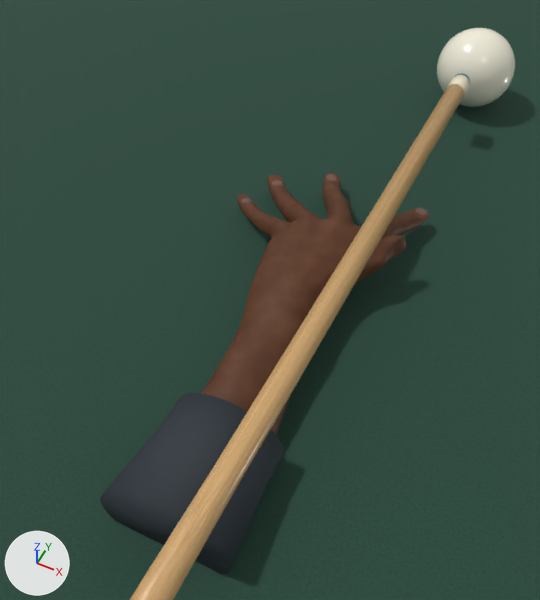
Two versions of the Blender file art/studies/open-bridge-hand.blend, one commit apart.
Rendered twice from a camera (50 mm lens) standing at (0.112, -0.331, 0.334) and looking at (-0.029, -0.05, -0.016). The lights are fixed; the arrows at lower left show +X, +Y and +Z. The picture after the commit comes second.

The scene before the commit, as lines of its bpy script (objects in view):
```python
ob_anatomical_left_bridge_hand = bpy.data.objects.new('Anatomical left bridge hand', me_anatomical_left_bridge_hand)
ob_anatomical_left_bridge_hand.location = (0.0, 0.0, 0.0)
ob_cue_ball = bpy.data.objects.new('Cue ball', me_sphere)
ob_cue_ball.location = (0.023, 0.194, 0.0286)
ob_cue_ball.scale = (0.0286, 0.0286, 0.0286)
ob_shirt_cuff = bpy.data.objects.new('Shirt cuff', me_shirt_cuff)
ob_shirt_cuff.location = (0.0033, -0.1592, 0.0129)
ob_shirt_cuff.rotation_euler = (1.571, 0.0, 0.0)  # degrees (90, 0, 0)
ob_shirt_cuff.scale = (1.0, 0.78, 1.0)
# also in view: 'Cloth bed' at (0.0, 0.0, -0.001); 'Maple shaft' at (0.023, -0.212, 0.041)
```
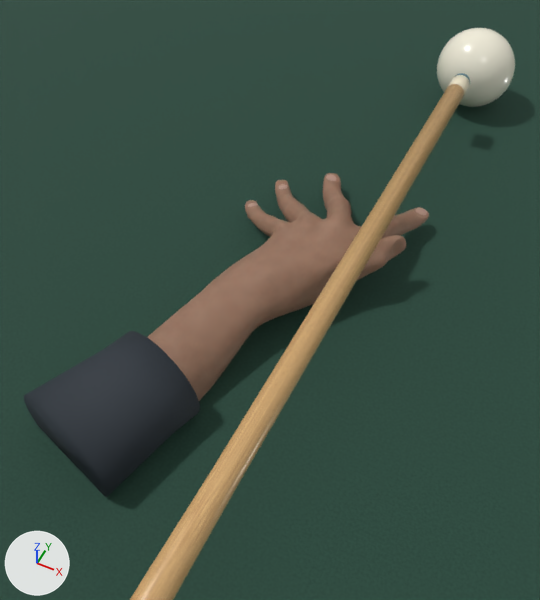
Changed parts and their boxes (x1, y1, x2, y2) in the pictures (540 x 600 px; the box of a moved part takes in the faces that stretch with it):
```json
{"object": "Shirt cuff", "change": "moved, turned", "before": [100, 393, 284, 574], "after": [24, 331, 200, 497]}
{"object": "Anatomical left bridge hand", "change": "surface changed, reshaped", "before": [202, 173, 429, 435], "after": [147, 173, 429, 401], "on screen": "lighter, 24% wider, 13% shorter"}
{"part": 1, "of": "me_anatomical_left_bridge_hand", "change": "moved or reshaped", "before": [202, 175, 376, 435], "after": [147, 180, 376, 401]}
```

The change, as JSON lines over the scene's bpy script:
```json
{"op": "add", "block": "img_skin_detail_sample", "code": ["img_skin_detail_sample = load_image('Skin detail sample', '_unpacked/Skin_detail_sample', 256, 256, 'sRGB')"]}
{"block": "mat_warm_skin", "change": "nodes: BsdfPrincipled, Bump, OutputMaterial, TexCoord, TexNoise x2, ValToRGB"}
{"block": "mat_warm_skin", "change": "colours: brown #4c2c1d, brown #6c452e"}
{"block": "mat_warm_skin", "change": "nodes: Attribute, BsdfPrincipled, Bump, Math x2, MixRGB x2, OutputMaterial, TexCoord, TexImage, TexNoise, ValToRGB, VectorMath"}
{"block": "mat_warm_skin", "change": "colours: brown #9b7560, beige #ad8871, light grey #cab5ad"}
{"block": "mat_warm_skin", "change": "uses the picture img_skin_detail_sample"}
{"block": "me_anatomical_left_bridge_hand", "where": "# used by ob_anatomical_left_bridge_hand; location = (0.0, 0.0, 0.0)"}
{"op": "remove", "block": "me_anatomical_left_bridge_hand", "code": "me_anatomical_left_bridge_hand.from_pydata(...)  # 27529 vertices, 27489 faces; spans x -0.079..0.041, y -0.18..0.051, z 0.0..0.037"}
{"op": "add", "block": "me_anatomical_left_bridge_hand", "code": "me_anatomical_left_bridge_hand.from_pydata(...)  # 27529 vertices, 27489 faces; spans x -0.074..0.041, y -0.17..0.051, z 0.0..0.037"}
{"block": "me_anatomical_left_bridge_hand", "change": "me_anatomical_left_bridge_hand part 1: 11380 of 27529 vertices moved; they spanned x -0.079..0.031, y -0.18..0.033, z 0.0..0.036 and now span x -0.074..0.03, y -0.17..0.031, z 0.0..0.036; mean shift (-0.007, 0.003, 0.0); largest move (-0.021, -0.18, 0.004) -> (-0.074, -0.158, 0.004)"}
{"op": "set", "path": "ob_shirt_cuff.location", "old": "(0.0033, -0.1592, 0.0129)", "new": "(-0.0449, -0.1453, 0.0129)"}
{"op": "set", "path": "ob_shirt_cuff.rotation_euler", "old": "(1.571, 0.0, 0.0)", "new": "(1.571, 0.0, -0.314)", "note": "degrees (90, 0, 0) -> degrees (90, 0, -18)"}
```
